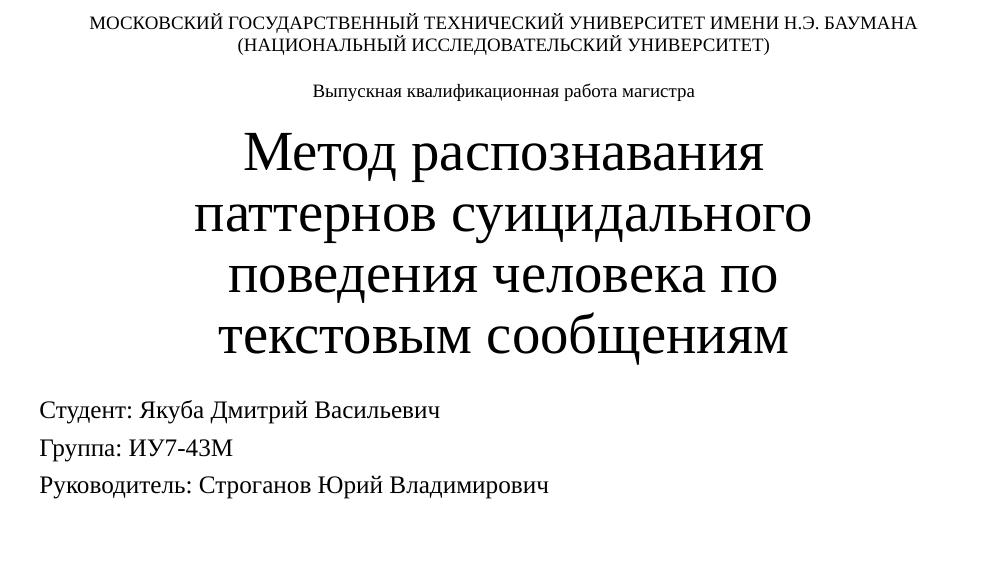
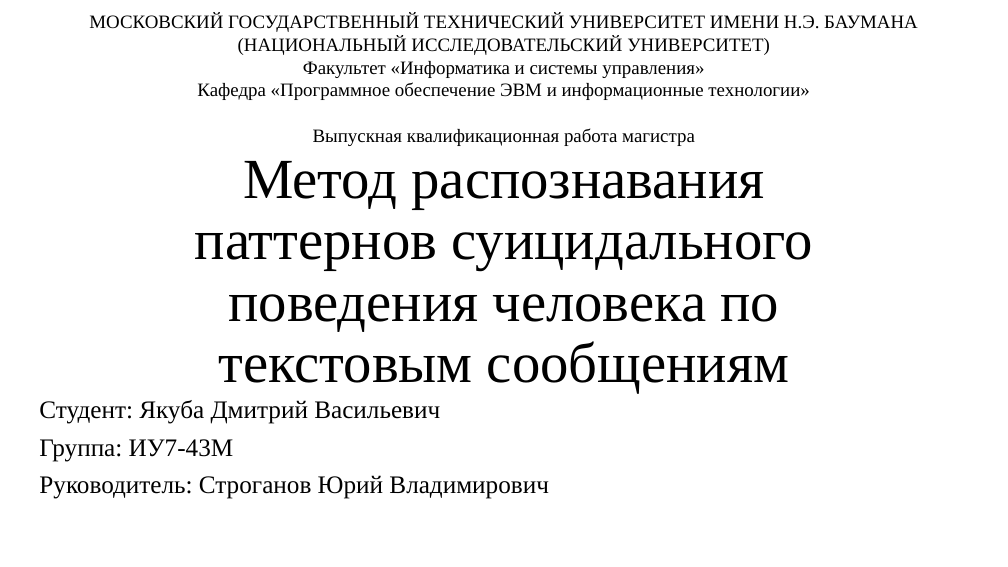
Before and after one commit to TheSawIsTheLaw/iWannaKillMyself, a slide deck: slide 1 of iWannaNote/iHatePresentations/presentation.pptx. Drawn at 1008x567 pixels with LibreOffice and Linux fonts; fonts in the diff are those of the drawing. Boxes give left, top, right and bottom in pixels: in the first picture for what was removed or moved away, otherwise in the second. Text is boxed around its words. In the diff, an @@ line names an element or a change of style, - is before the commit and + after.

```diff
--- a/iWannaNote/iHatePresentations/presentation.pptx
+++ b/iWannaNote/iHatePresentations/presentation.pptx
@@ text at bbox=[197, 61, 809, 100]: paragraphs added @@
+Факультет «Информатика и системы управления»
+Кафедра «Программное обеспечение ЭВМ и информационные технологии»
@@ title "Метод распознавания паттернов суицидального поведения ...": place and size @@
-title "Метод распознавания паттернов суицидального поведения ..." at bbox=[195, 133, 813, 364]
+title "Метод распознавания паттернов суицидального поведения ..." at bbox=[195, 161, 813, 393]
```
Also in this commit, not shown: 5 other slides changed, 1 slide added, 2 other files.
